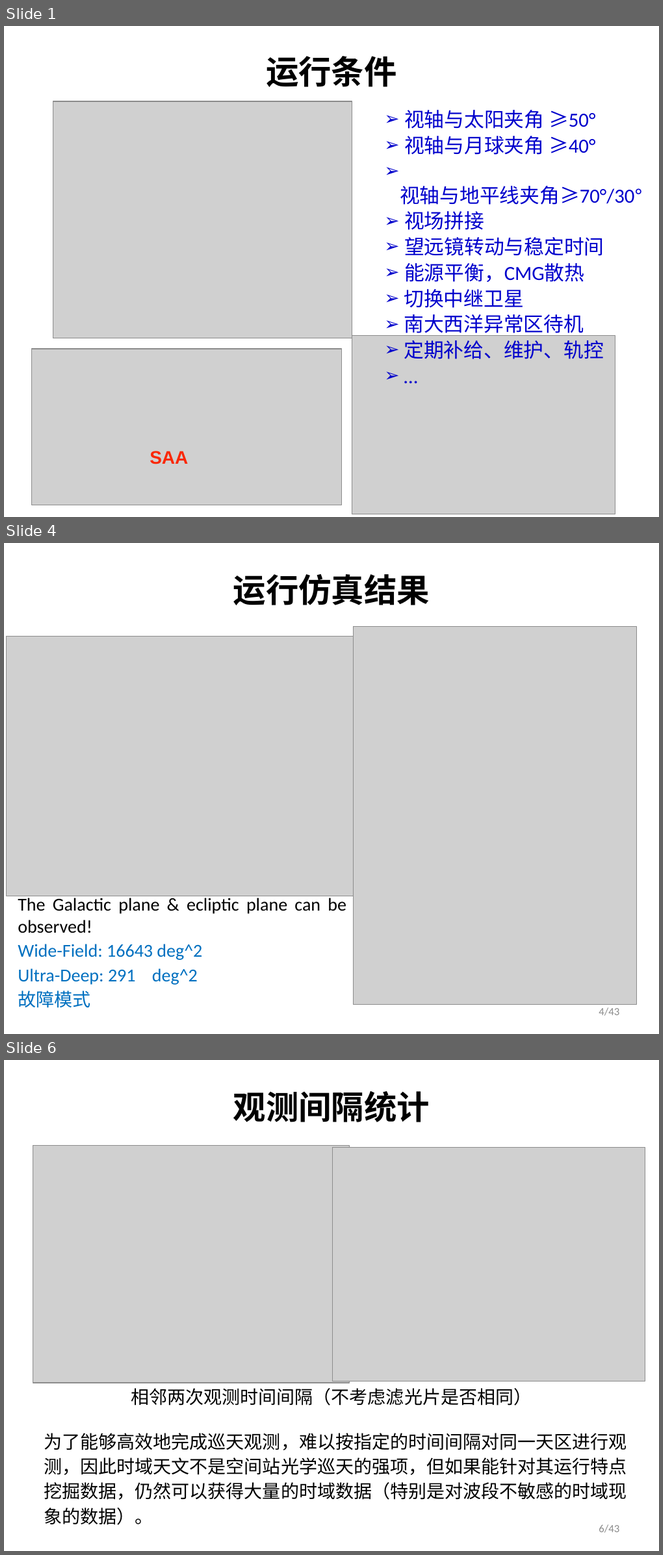
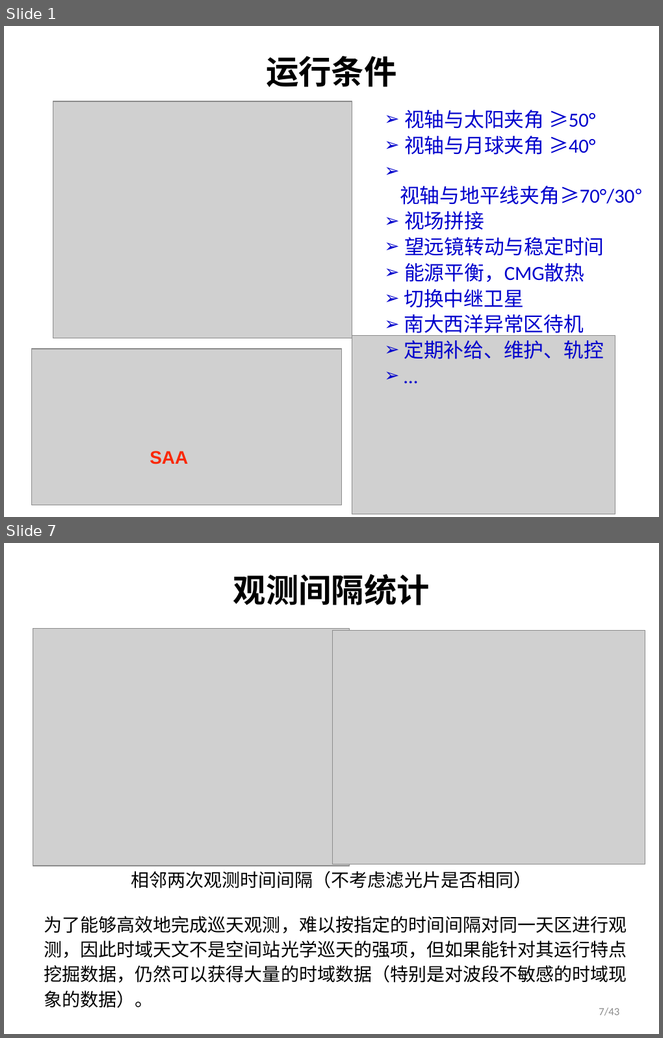
Before and after one commit to xyh-cosmo/SurveySim-doc, a slide deck: PPT/20181107/css-os_sims-2.pptx. Shown one above the other, each under a label of ours: slides 1, 4 and 6 before the commit, slides 1 and 7 after it; the slides between them are not shown. The pictures are 663x1555 and 663x1038 pixels, drawn with LibreOffice and Linux fonts; fonts in the diff are those of the drawing; grey boxes stand for pictures; background and template pictures are left out. Boxes give left, top, right and bottom in pixels: in the first picture for what was removed or moved away, otherwise in the second. Text is boxed around its words. In the diff, an @@ line names an element or a change of style, - is before the commit and + after.

```diff
--- a/PPT/20181107/css-os_sims-2.pptx
+++ b/PPT/20181107/css-os_sims-2.pptx
@@ slide 4 removed at box(4, 543, 659, 1034), background picture (left out) @@
@@ title removed at box(233, 574, 430, 605) @@
-运行仿真结果
@@ picture removed at box(7, 636, 353, 896) @@
@@ picture removed at box(353, 627, 637, 1005) @@
@@ text removed at box(18, 896, 347, 1008) @@
-The Galactic plane & ecliptic plane can be observed!
-Wide-Field: 16643 deg^2
-Ultra-Deep: 291 deg^2
-故障模式
@@ page number removed at box(599, 1008, 620, 1016) @@
-4/43
@@ what was slide 6 is now slide 7 @@
@@ page number at box(599, 1008, 620, 1016): text changed @@
-6/43
+7/43
```
Also in this commit, not shown: 2 slides changed, 3 slides added, 1 other slide removed, 12 other files.
